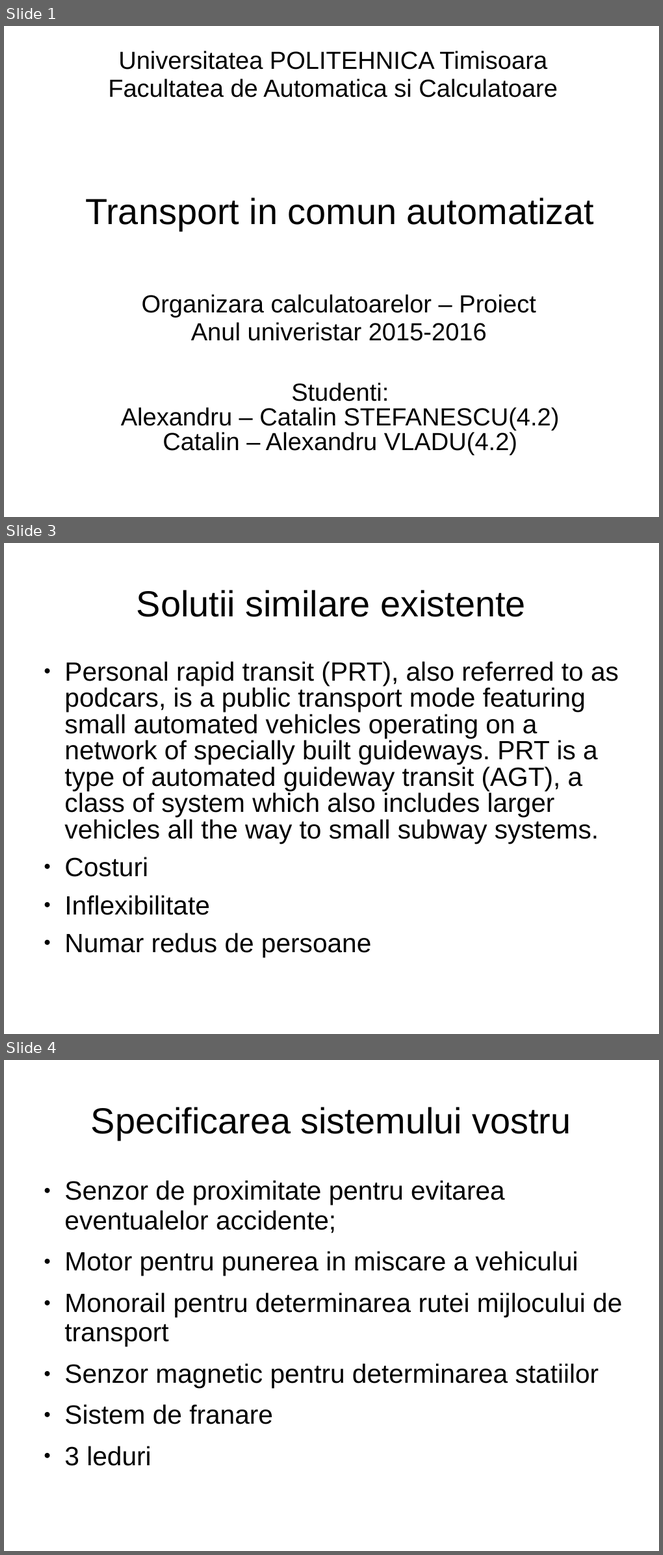
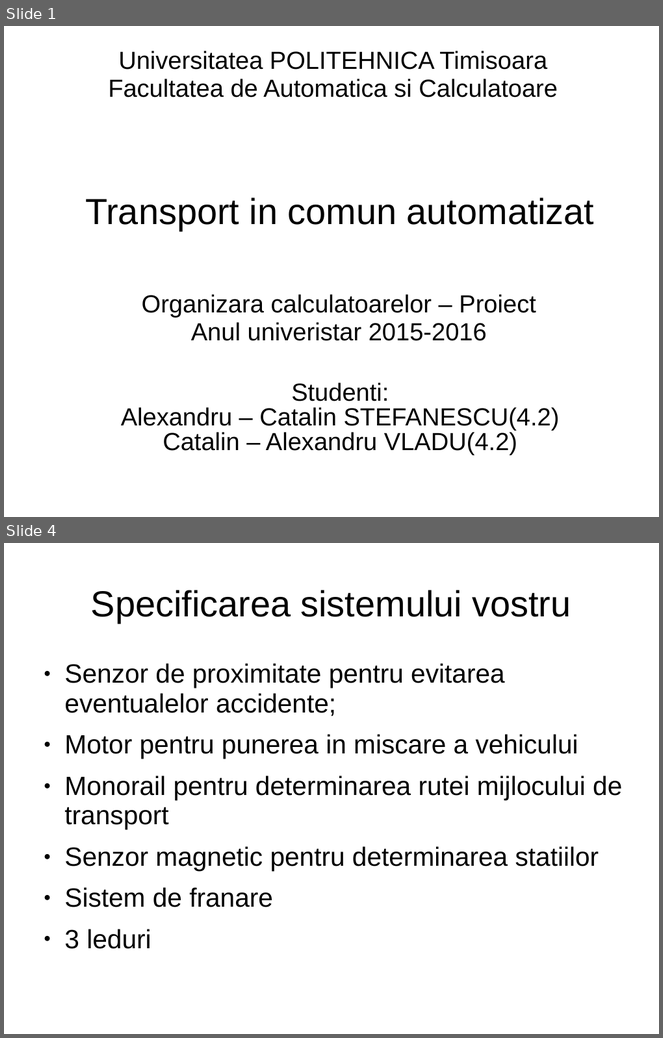
Before and after one commit to astef001/oc2016, a slide deck: TemplateTema-W1-2.ppt. Shown one above the other, each under a label of ours: slides 1, 3 and 4 before the commit, slides 1 and 4 after it; the slides between them are not shown. The pictures are 663x1555 and 663x1038 pixels, drawn with LibreOffice and Linux fonts; fonts in the diff are those of the drawing. Boxes give left, top, right and bottom in pixels: in the first picture for what was removed or moved away, otherwise in the second. Text is boxed around its words. In the diff, an @@ line names an element or a change of style, - is before the commit and + after.

```diff
--- a/TemplateTema-W1-2.ppt
+++ b/TemplateTema-W1-2.ppt
@@ slide 3 removed at box(4, 543, 659, 1034), background #FFFFFF @@
@@ title removed at box(137, 590, 525, 617) @@
-Solutii similare existente
@@ text removed at box(64, 661, 619, 958) @@
-● Personal rapid transit (PRT), also referred to as podcars, is a public transport mode featuring small automated vehicles operating on a network of specially built guideways. PRT is a type of automated guideway transit (AGT), a class of system which also includes larger vehicles all the way to small subway systems.
-● Costuri
-● Inflexibilitate
-● Numar redus de persoane
```
Also in this commit, not shown: 1 slide changed, 1 slide added.
